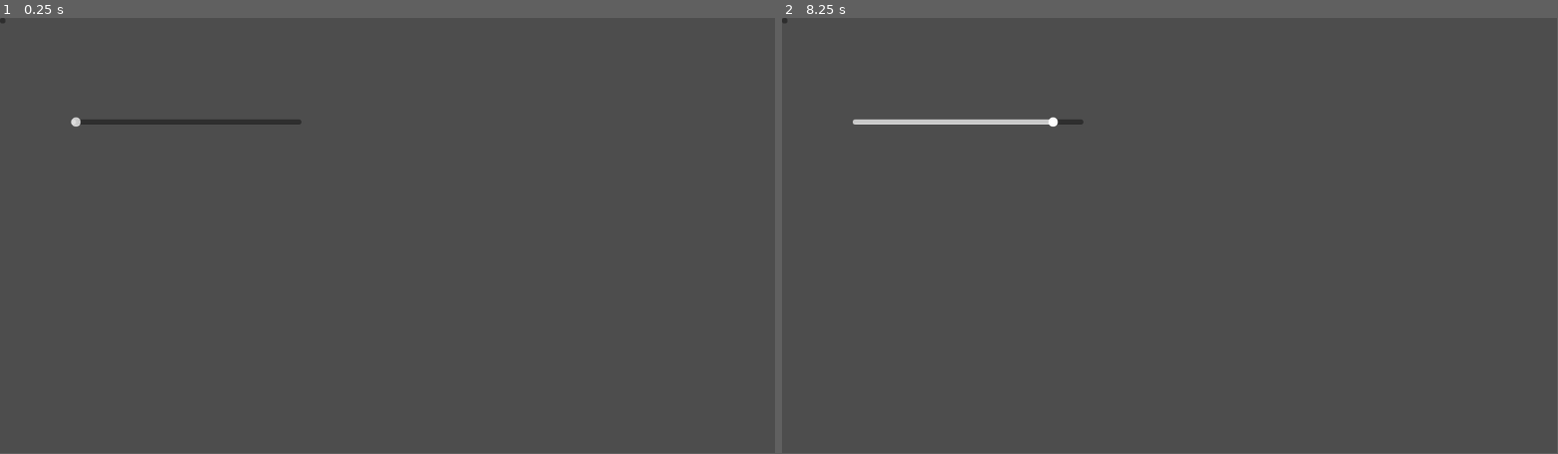
Above: before the commit, frames 1-2 (left to right).
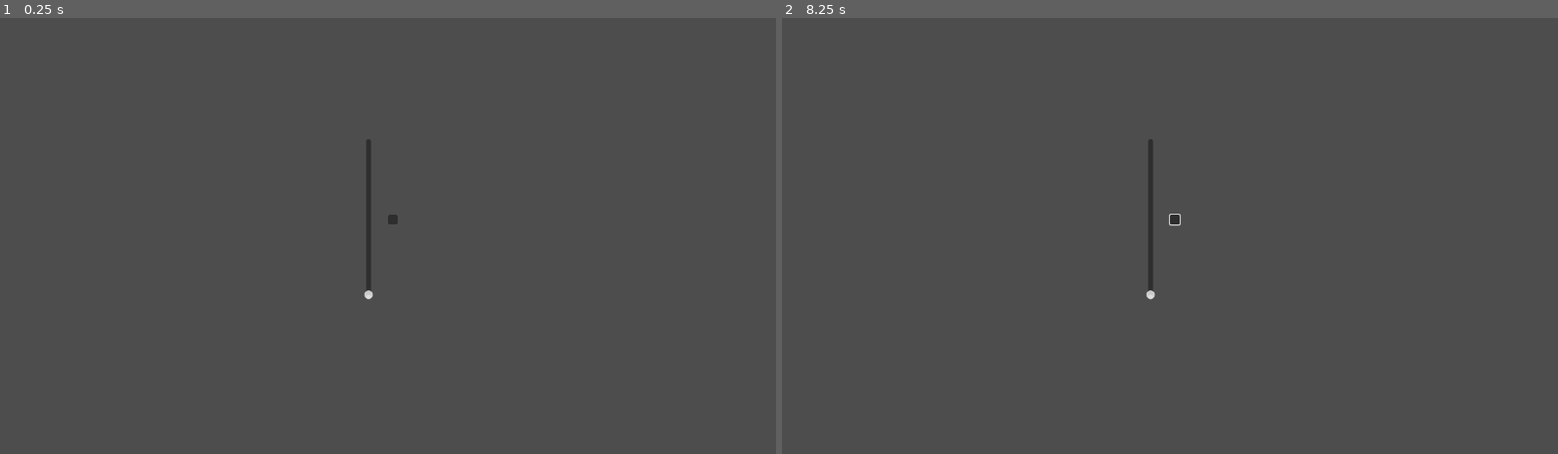
Above: after the commit, the same moments.

Repository: Joneck/godot_cardgame
Game: Godot game, scene res://start_run.tscn
Two runs of this game, one before a commit and one after it. Both use one fixed random seed, a clock stepped at 60 frames per second and the inputs below. This scene is started directly instead of the project's main scene.
Inputs (mouse positions are in pixels of both pictures, inside the frame that each line leads up to; where the layout moved, square brackets give the same spot in the first picture):
- Up to frame 1 (0.25 s): no input
- Up to frame 2 (8.25 s): click (1177, 218) [782, 22] at 0.5 s; click (1177, 218) [782, 22] at 1.25 s; click (1177, 218) [782, 22] at 2 s; tap Enter at 2.75, 4.25, 5.75 s; move the mouse to (1340, 214) at 2.77 s; click (1340, 214) at 2.92 s; tap Space at 3.5, 5, 6.5 s; move the mouse to (1014, 257) at 3.52 s; click (1014, 257) at 3.67 s; move the mouse to (1247, 140) at 4.27 s; click (1247, 140) at 4.42 s; move the mouse to (1131, 323) at 5.02 s; click (1131, 323) at 5.17 s; move the mouse to (1402, 301) at 5.77 s; click (1402, 301) at 5.92 s; move the mouse to (937, 170) at 6.52 s; click (937, 170) at 6.67 s; move the mouse to (1208, 236) at 7.27 s; click (1208, 236) at 7.42 s; move the mouse to (1053, 127) at 8.02 s; click (1053, 127) at 8.17 s
In our replay, the window is 799x449 before the commit and 800x450 after it. These sizes can differ from the game's own. Grey fills any space a smaller window leaves; there, only what the larger window draws over its background counts as a difference.

The runs differ from the first frame. In frame 1, 0.6% of the frame differs, in the area x 0-52%, y 0-65%; in frame 2, 0.6%.

Commit message:
Rework question mark

Diff:
--- a/project.godot
+++ b/project.godot
@@ -14,3 +14,8 @@
 run/main_scene="res://scenes/fight_scene.tscn"
 config/features=PackedStringArray("4.1", "Forward Plus")
 config/icon="res://icon.svg"
+
+[display]
+
+window/size/viewport_width=1280
+window/size/viewport_height=720
--- a/scenes/map.tscn
+++ /dev/null
@@ -1,17 +0,0 @@
-[gd_scene load_steps=2 format=3 uid="uid://bnrbxyrmh37km"]
-
-[ext_resource type="PackedScene" uid="uid://cmenc46fx7ur8" path="res://scenes/map_question_mark.tscn" id="1_jbcn4"]
-
-[node name="Node2D" type="Node2D"]
-
-[node name="mqm" parent="." instance=ExtResource("1_jbcn4")]
-position = Vector2(197, 230)
-
-[node name="mqm2" parent="." instance=ExtResource("1_jbcn4")]
-position = Vector2(436, 477)
-
-[node name="mqm3" parent="." instance=ExtResource("1_jbcn4")]
-position = Vector2(656, 192)
-
-[node name="mqm4" parent="." instance=ExtResource("1_jbcn4")]
-position = Vector2(925, 406)
--- /dev/null
+++ b/scenes/map/map_q_button/map_q_button.tres
@@ -0,0 +1,121 @@
+[gd_resource type="SpriteFrames" load_steps=25 format=3 uid="uid://b1otd4uqmh16i"]
+
+[ext_resource type="Texture2D" uid="uid://d4nv80a1ruhuq" path="res://artwork/map_question_tile/visited/question_tile_visited_1.png" id="2_28ol7"]
+[ext_resource type="Texture2D" uid="uid://ctqqdfkq7qj4c" path="res://artwork/map_question_tile/visited/question_tile_visited_2.png" id="3_3jxwg"]
+[ext_resource type="Texture2D" uid="uid://ily8c7bl48lp" path="res://artwork/map_question_tile/question_tile.png" id="4_ukmsg"]
+[ext_resource type="Texture2D" uid="uid://60qekyv5c6vo" path="res://artwork/map_question_tile/hover/question_mark_hover_1.png" id="5_s27t7"]
+[ext_resource type="Texture2D" uid="uid://b8rgq1s6utmxl" path="res://artwork/map_question_tile/hover/question_mark_hover_2.png" id="6_ubj77"]
+[ext_resource type="Texture2D" uid="uid://2yb31hlwtmag" path="res://artwork/map_question_tile/hover/question_mark_hover_3.png" id="7_ejyud"]
+[ext_resource type="Texture2D" uid="uid://otcr8lddysta" path="res://artwork/map_question_tile/hover/question_mark_hover_4.png" id="8_otv3t"]
+[ext_resource type="Texture2D" uid="uid://ccmptwlwgb8l4" path="res://artwork/map_question_tile/hover/question_mark_hover_5.png" id="9_ykbxl"]
+[ext_resource type="Texture2D" uid="uid://ig78exdp7b8y" path="res://artwork/map_question_tile/hover/question_mark_hover_6.png" id="10_ctyce"]
+[ext_resource type="Texture2D" uid="uid://d13mr27e3ls0a" path="res://artwork/map_question_tile/hover/question_mark_hover_7.png" id="11_sv4fg"]
+[ext_resource type="Texture2D" uid="uid://b41iehfaqtgwq" path="res://artwork/map_question_tile/transition/question_mark_transition_1.png" id="12_8e4uk"]
+[ext_resource type="Texture2D" uid="uid://bbb6hoj0h8qg" path="res://artwork/map_question_tile/transition/question_mark_transition_2.png" id="13_2uchs"]
+[ext_resource type="Texture2D" uid="uid://rqihrxxsm6oy" path="res://artwork/map_question_tile/transition/question_mark_transition_3.png" id="14_inoh8"]
+[ext_resource type="Texture2D" uid="uid://dv5vu6u2lhlao" path="res://artwork/map_question_tile/transition/question_mark_transition_4.png" id="15_5y8fu"]
+[ext_resource type="Texture2D" uid="uid://daer4kmaca06s" path="res://artwork/map_question_tile/transition/question_mark_transition_5.png" id="16_12qe6"]
+[ext_resource type="Texture2D" uid="uid://b5k84eagwm1rh" path="res://artwork/map_question_tile/transition/question_mark_transition_6.png" id="17_ebch2"]
+[ext_resource type="Texture2D" uid="uid://do06a3n221bwk" path="res://artwork/map_question_tile/transition/question_mark_transition_7.png" id="18_7pism"]
+[ext_resource type="Texture2D" uid="uid://bl73m1lmad447" path="res://artwork/map_question_tile/transition/question_mark_transition_8.png" id="19_ddicp"]
+[ext_resource type="Texture2D" uid="uid://drjsxvqbabo8h" path="res://artwork/map_question_tile/transition/question_mark_transition_9.png" id="20_d5sp3"]
+[ext_resource type="Texture2D" uid="uid://blfead6o54pge" path="res://artwork/map_question_tile/transition/question_mark_transition_10.png" id="21_hul31"]
+[ext_resource type="Texture2D" uid="uid://b5sdiijhyoc3x" path="res://artwork/map_question_tile/transition/question_mark_transition_11.png" id="22_mrv7l"]
+[ext_resource type="Texture2D" uid="uid://cgr8slfbkearp" path="res://artwork/map_question_tile/transition/question_mark_transition_12.png" id="23_sfdja"]
+[ext_resource type="Texture2D" uid="uid://b172rde6e5ilo" path="res://artwork/map_question_tile/transition/question_mark_transition_13.png" id="24_y3bm5"]
+[ext_resource type="Texture2D" uid="uid://c5acmdfwr1ct0" path="res://artwork/map_question_tile/transition/question_mark_transition_14.png" id="25_hbljo"]
+
+[resource]
+animations = [{
+"frames": [{
+"duration": 2.0,
+"texture": ExtResource("2_28ol7")
+}, {
+"duration": 1.0,
+"texture": ExtResource("3_3jxwg")
+}],
+"loop": false,
+"name": &"completed_transition",
+"speed": 1.0
+}, {
+"frames": [{
+"duration": 1.0,
+"texture": ExtResource("4_ukmsg")
+}],
+"loop": true,
+"name": &"default",
+"speed": 1.0
+}, {
+"frames": [{
+"duration": 1.0,
+"texture": ExtResource("5_s27t7")
+}, {
+"duration": 1.0,
+"texture": ExtResource("6_ubj77")
+}, {
+"duration": 1.0,
+"texture": ExtResource("7_ejyud")
+}, {
+"duration": 1.0,
+"texture": ExtResource("8_otv3t")
+}, {
+"duration": 1.0,
+"texture": ExtResource("9_ykbxl")
+}, {
+"duration": 1.0,
+"texture": ExtResource("10_ctyce")
+}, {
+"duration": 1.0,
+"texture": ExtResource("11_sv4fg")
+}],
+"loop": true,
+"name": &"hover",
+"speed": 6.0
+}, {
+"frames": [{
+"duration": 1.0,
+"texture": ExtResource("12_8e4uk")
+}, {
+"duration": 1.0,
+"texture": ExtResource("13_2uchs")
+}, {
+"duration": 1.0,
+"texture": ExtResource("14_inoh8")
+}, {
+"duration": 1.0,
+"texture": ExtResource("15_5y8fu")
+}, {
+"duration": 1.0,
+"texture": ExtResource("16_12qe6")
+}, {
+"duration": 1.0,
+"texture": ExtResource("17_ebch2")
+}, {
+"duration": 1.0,
+"texture": ExtResource("18_7pism")
+}, {
+"duration": 1.0,
+"texture": ExtResource("19_ddicp")
+}, {
+"duration": 1.0,
+"texture": ExtResource("20_d5sp3")
+}, {
+"duration": 1.0,
+"texture": ExtResource("21_hul31")
+}, {
+"duration": 1.0,
+"texture": ExtResource("22_mrv7l")
+}, {
+"duration": 1.0,
+"texture": ExtResource("23_sfdja")
+}, {
+"duration": 1.0,
+"texture": ExtResource("24_y3bm5")
+}, {
+"duration": 1.0,
+"texture": ExtResource("25_hbljo")
+}],
+"loop": false,
+"name": &"hover_transition",
+"speed": 13.0
+}]
--- /dev/null
+++ b/scenes/map/map_q_button/map_q_button.tscn
@@ -0,0 +1,30 @@
+[gd_scene load_steps=3 format=3 uid="uid://b72dpu6axbml"]
+
+[ext_resource type="SpriteFrames" uid="uid://b1otd4uqmh16i" path="res://scenes/map/map_q_button/map_q_button.tres" id="1_5dsx8"]
+[ext_resource type="Script" path="res://scripts/map_question_mark.gd" id="2_4ev37"]
+
+[node name="AnimatedSprite2D" type="AnimatedSprite2D"]
+position = Vector2(436, 314)
+sprite_frames = ExtResource("1_5dsx8")
+animation = &"completed_transition"
+frame = 1
+frame_progress = 1.0
+script = ExtResource("2_4ev37")
+
+[node name="Button" type="Button" parent="."]
+show_behind_parent = true
+anchors_preset = 15
+anchor_right = 1.0
+anchor_bottom = 1.0
+offset_left = -50.0
+offset_top = -50.0
+offset_right = -50.0
+offset_bottom = -50.0
+grow_horizontal = 2
+grow_vertical = 2
+
+[connection signal="animation_finished" from="." to="." method="_on_animation_finished"]
+[connection signal="draw" from="." to="." method="_on_draw"]
+[connection signal="button_up" from="Button" to="." method="_on_button_up"]
+[connection signal="mouse_entered" from="Button" to="." method="_on_mouse_entered"]
+[connection signal="mouse_exited" from="Button" to="." method="_on_mouse_exited"]
--- a/scenes/map_question_mark.tscn
+++ /dev/null
@@ -1,156 +0,0 @@
-[gd_scene load_steps=28 format=3 uid="uid://cmenc46fx7ur8"]
-
-[ext_resource type="Texture2D" uid="uid://bsvaicvvaqy3k" path="res://artwork/map_tile.png" id="1_0jg3b"]
-[ext_resource type="Texture2D" uid="uid://60qekyv5c6vo" path="res://artwork/map_question_tile/hover/question_mark_hover_1.png" id="2_3upxv"]
-[ext_resource type="Texture2D" uid="uid://b8rgq1s6utmxl" path="res://artwork/map_question_tile/hover/question_mark_hover_2.png" id="3_7iyrw"]
-[ext_resource type="Texture2D" uid="uid://2yb31hlwtmag" path="res://artwork/map_question_tile/hover/question_mark_hover_3.png" id="4_8cong"]
-[ext_resource type="Texture2D" uid="uid://otcr8lddysta" path="res://artwork/map_question_tile/hover/question_mark_hover_4.png" id="5_7gy08"]
-[ext_resource type="Texture2D" uid="uid://ccmptwlwgb8l4" path="res://artwork/map_question_tile/hover/question_mark_hover_5.png" id="6_andbk"]
-[ext_resource type="Texture2D" uid="uid://ig78exdp7b8y" path="res://artwork/map_question_tile/hover/question_mark_hover_6.png" id="7_uhedf"]
-[ext_resource type="Texture2D" uid="uid://d13mr27e3ls0a" path="res://artwork/map_question_tile/hover/question_mark_hover_7.png" id="8_gju7d"]
-[ext_resource type="Texture2D" uid="uid://b41iehfaqtgwq" path="res://artwork/map_question_tile/transition/question_mark_transition_1.png" id="9_w4lvu"]
-[ext_resource type="Texture2D" uid="uid://bbb6hoj0h8qg" path="res://artwork/map_question_tile/transition/question_mark_transition_2.png" id="10_lm6hc"]
-[ext_resource type="Texture2D" uid="uid://rqihrxxsm6oy" path="res://artwork/map_question_tile/transition/question_mark_transition_3.png" id="11_7h4j1"]
-[ext_resource type="Texture2D" uid="uid://dv5vu6u2lhlao" path="res://artwork/map_question_tile/transition/question_mark_transition_4.png" id="12_qibnh"]
-[ext_resource type="Texture2D" uid="uid://daer4kmaca06s" path="res://artwork/map_question_tile/transition/question_mark_transition_5.png" id="13_ce2ol"]
-[ext_resource type="Texture2D" uid="uid://b5k84eagwm1rh" path="res://artwork/map_question_tile/transition/question_mark_transition_6.png" id="14_m7clm"]
-[ext_resource type="Texture2D" uid="uid://do06a3n221bwk" path="res://artwork/map_question_tile/transition/question_mark_transition_7.png" id="15_m5oot"]
-[ext_resource type="Texture2D" uid="uid://bl73m1lmad447" path="res://artwork/map_question_tile/transition/question_mark_transition_8.png" id="16_8wbj2"]
-[ext_resource type="Texture2D" uid="uid://drjsxvqbabo8h" path="res://artwork/map_question_tile/transition/question_mark_transition_9.png" id="17_31urq"]
-[ext_resource type="Texture2D" uid="uid://blfead6o54pge" path="res://artwork/map_question_tile/transition/question_mark_transition_10.png" id="18_nypk0"]
-[ext_resource type="Texture2D" uid="uid://b5sdiijhyoc3x" path="res://artwork/map_question_tile/transition/question_mark_transition_11.png" id="19_8368m"]
-[ext_resource type="Texture2D" uid="uid://cgr8slfbkearp" path="res://artwork/map_question_tile/transition/question_mark_transition_12.png" id="20_ogclp"]
-[ext_resource type="Texture2D" uid="uid://b172rde6e5ilo" path="res://artwork/map_question_tile/transition/question_mark_transition_13.png" id="21_avyo0"]
-[ext_resource type="Texture2D" uid="uid://c5acmdfwr1ct0" path="res://artwork/map_question_tile/transition/question_mark_transition_14.png" id="22_semv5"]
-[ext_resource type="Texture2D" uid="uid://ctqqdfkq7qj4c" path="res://artwork/map_question_tile/visited/question_tile_visited_2.png" id="23_ddaum"]
-[ext_resource type="Texture2D" uid="uid://ily8c7bl48lp" path="res://artwork/map_question_tile/question_tile.png" id="24_4wmt2"]
-[ext_resource type="Texture2D" uid="uid://d4nv80a1ruhuq" path="res://artwork/map_question_tile/visited/question_tile_visited_1.png" id="25_d76vr"]
-[ext_resource type="Script" path="res://scripts/map_question_mark.gd" id="26_dp00f"]
-
-[sub_resource type="SpriteFrames" id="SpriteFrames_hmlj1"]
-animations = [{
-"frames": [{
-"duration": 1.0,
-"texture": ExtResource("1_0jg3b")
-}],
-"loop": true,
-"name": &"default",
-"speed": 10.0
-}, {
-"frames": [{
-"duration": 1.0,
-"texture": ExtResource("3_7iyrw")
-}, {
-"duration": 1.0,
-"texture": ExtResource("4_8cong")
-}, {
-"duration": 1.0,
-"texture": ExtResource("5_7gy08")
-}, {
-"duration": 1.0,
-"texture": ExtResource("6_andbk")
-}, {
-"duration": 1.0,
-"texture": ExtResource("7_uhedf")
-}, {
-"duration": 1.0,
-"texture": ExtResource("8_gju7d")
-}, {
-"duration": 1.0,
-"texture": ExtResource("2_3upxv")
-}],
-"loop": true,
-"name": &"hover",
-"speed": 6.0
-}, {
-"frames": [{
-"duration": 1.0,
-"texture": ExtResource("9_w4lvu")
-}, {
-"duration": 1.0,
-"texture": ExtResource("10_lm6hc")
-}, {
-"duration": 1.0,
-"texture": ExtResource("11_7h4j1")
-}, {
-"duration": 1.0,
-"texture": ExtResource("12_qibnh")
-}, {
-"duration": 1.0,
-"texture": ExtResource("13_ce2ol")
-}, {
-"duration": 1.0,
-"texture": ExtResource("14_m7clm")
-}, {
-"duration": 1.0,
-"texture": ExtResource("15_m5oot")
-}, {
-"duration": 1.0,
-"texture": ExtResource("16_8wbj2")
-}, {
-"duration": 1.0,
-"texture": ExtResource("17_31urq")
-}, {
-"duration": 1.0,
-"texture": ExtResource("18_nypk0")
-}, {
-"duration": 1.0,
-"texture": ExtResource("19_8368m")
-}, {
-"duration": 1.0,
-"texture": ExtResource("20_ogclp")
-}, {
-"duration": 1.0,
-"texture": ExtResource("21_avyo0")
-}, {
-"duration": 1.0,
-"texture": ExtResource("22_semv5")
-}],
-"loop": false,
-"name": &"hover_transition",
-"speed": 20.0
-}, {
-"frames": [{
-"duration": 1.0,
-"texture": ExtResource("23_ddaum")
-}],
-"loop": true,
-"name": &"visited",
-"speed": 5.0
-}, {
-"frames": [{
-"duration": 1.0,
-"texture": ExtResource("24_4wmt2")
-}, {
-"duration": 1.0,
-"texture": ExtResource("25_d76vr")
-}, {
-"duration": 1.0,
-"texture": ExtResource("23_ddaum")
-}],
-"loop": false,
-"name": &"visited_transition",
-"speed": 5.0
-}]
-
-[node name="AnimatedSprite2D" type="AnimatedSprite2D"]
-sprite_frames = SubResource("SpriteFrames_hmlj1")
-script = ExtResource("26_dp00f")
-
-[node name="Button" type="Button" parent="."]
-show_behind_parent = true
-anchors_preset = 15
-anchor_right = 1.0
-anchor_bottom = 1.0
-offset_left = -50.0
-offset_top = -50.0
-offset_right = -50.0
-offset_bottom = -50.0
-grow_horizontal = 2
-grow_vertical = 2
-
-[connection signal="animation_finished" from="." to="." method="_on_animation_finished"]
-[connection signal="draw" from="." to="." method="_on_draw"]
-[connection signal="button_up" from="Button" to="." method="_on_button_up"]
-[connection signal="mouse_entered" from="Button" to="." method="_on_mouse_entered"]
-[connection signal="mouse_exited" from="Button" to="." method="_on_mouse_exited"]
--- a/scripts/map_question_mark.gd
+++ b/scripts/map_question_mark.gd
@@ -3,6 +3,9 @@
 var currentAnim = 'default'
 var entered = false
 var completed = false
+
+func _ready():
+	play('default')
 
 func _on_mouse_entered():
 	if not completed:
@@ -35,6 +38,7 @@
 func _on_draw():
 	if entered:
 		completed = true
-		currentAnim = 'visited_transition'
-		play('visited_transition')
-		entered = false
+		stop()
+		currentAnim = 'completed_transition'
+		play('completed_transition')
+	entered = false
--- /dev/null
+++ b/scripts/run_starter.gd
@@ -0,0 +1,15 @@
+extends Node
+
+var value = 1
+
+func _on_slider_value_changed(slider_value):
+	value = slider_value
+	pass # Replace with function body.
+
+
+func _on_button_up():
+	print(value)
+	pass # Replace with function body.
+
+func generate_map(floor_number):
+	pass
--- /dev/null
+++ b/scroll_container_trying.tscn
@@ -0,0 +1,26 @@
+[gd_scene load_steps=2 format=3 uid="uid://kpn8a5kihpjc"]
+
+[ext_resource type="PackedScene" uid="uid://cfg74cn2d7bg0" path="res://scenes/map/control_question_mark_map.tscn" id="1_i3ucu"]
+
+[node name="ScrollContainer" type="ScrollContainer"]
+anchors_preset = 15
+anchor_right = 1.0
+anchor_bottom = 1.0
+grow_horizontal = 2
+grow_vertical = 2
+
+[node name="VBoxContainer" type="VBoxContainer" parent="."]
+layout_mode = 2
+size_flags_horizontal = 3
+size_flags_vertical = 3
+alignment = 1
+
+[node name="Control" parent="VBoxContainer" instance=ExtResource("1_i3ucu")]
+custom_minimum_size = Vector2(100, 100)
+layout_mode = 2
+size_flags_stretch_ratio = 0.02
+
+[node name="Control2" parent="VBoxContainer" instance=ExtResource("1_i3ucu")]
+custom_minimum_size = Vector2(100, 100)
+layout_mode = 2
+size_flags_stretch_ratio = 0.02
--- a/start_run.tscn
+++ b/start_run.tscn
@@ -1,14 +1,32 @@
-[gd_scene format=3 uid="uid://d3g3xhj3i8cf3"]
+[gd_scene load_steps=2 format=3 uid="uid://d3g3xhj3i8cf3"]
+
+[ext_resource type="Script" path="res://scripts/run_starter.gd" id="1_lqlgx"]
 
 [node name="Node2D" type="Node2D"]
+script = ExtResource("1_lqlgx")
 
-[node name="Button" type="Button" parent="."]
-offset_right = 8.0
+[node name="VSlider" type="VSlider" parent="."]
+offset_left = 600.0
+offset_top = 200.0
+offset_right = 616.0
+offset_bottom = 465.0
+min_value = 1.0
+max_value = 5.0
+value = 1.0
+
+[node name="Button" type="Button" parent="VSlider"]
+layout_mode = 1
+anchors_preset = 6
+anchor_left = 1.0
+anchor_top = 0.5
+anchor_right = 1.0
+anchor_bottom = 0.5
+offset_left = 24.0
+offset_top = -8.0
+offset_right = 40.0
 offset_bottom = 8.0
+grow_horizontal = 0
+grow_vertical = 2
 
-[node name="HSlider" type="HSlider" parent="."]
-offset_left = 105.0
-offset_top = 139.0
-offset_right = 448.0
-offset_bottom = 172.0
-max_value = 1000.0
+[connection signal="value_changed" from="VSlider" to="." method="_on_slider_value_changed"]
+[connection signal="button_up" from="VSlider/Button" to="." method="_on_button_up"]
--- /dev/null
+++ b/trying_lattice.tscn
@@ -0,0 +1,97 @@
+[gd_scene load_steps=2 format=3 uid="uid://djxmogxgnjscm"]
+
+[ext_resource type="PackedScene" uid="uid://cmenc46fx7ur8" path="res://scenes/map/map_question_mark.tscn" id="1_2ctde"]
+
+[node name="ScrollContainer" type="ScrollContainer"]
+anchors_preset = 13
+anchor_left = 0.5
+anchor_right = 0.5
+anchor_bottom = 1.0
+offset_top = 6.0
+offset_right = 100.0
+offset_bottom = 6.0
+grow_horizontal = 2
+grow_vertical = 2
+horizontal_scroll_mode = 0
+
+[node name="VBoxContainer" type="VBoxContainer" parent="."]
+layout_mode = 2
+size_flags_horizontal = 3
+size_flags_vertical = 3
+
+[node name="Control" type="Control" parent="VBoxContainer"]
+layout_mode = 2
+size_flags_vertical = 3
+
+[node name="AnimatedSprite2D" parent="VBoxContainer/Control" instance=ExtResource("1_2ctde")]
+position = Vector2(50, 50)
+
+[node name="Control2" type="Control" parent="VBoxContainer"]
+layout_mode = 2
+size_flags_vertical = 3
+
+[node name="AnimatedSprite2D" parent="VBoxContainer/Control2" instance=ExtResource("1_2ctde")]
+position = Vector2(50, 50)
+
+[node name="Control3" type="Control" parent="VBoxContainer"]
+layout_mode = 2
+size_flags_vertical = 3
+
+[node name="AnimatedSprite2D" parent="VBoxContainer/Control3" instance=ExtResource("1_2ctde")]
+position = Vector2(50, 50)
+
+[node name="Control4" type="Control" parent="VBoxContainer"]
+layout_mode = 2
+size_flags_vertical = 3
+
+[node name="AnimatedSprite2D" parent="VBoxContainer/Control4" instance=ExtResource("1_2ctde")]
+position = Vector2(50, 50)
+
+[node name="Control5" type="Control" parent="VBoxContainer"]
+layout_mode = 2
+size_flags_vertical = 3
+
+[node name="AnimatedSprite2D" parent="VBoxContainer/Control5" instance=ExtResource("1_2ctde")]
+position = Vector2(50, 50)
+
+[node name="Control6" type="Control" parent="VBoxContainer"]
+layout_mode = 2
+size_flags_vertical = 3
+
+[node name="AnimatedSprite2D" parent="VBoxContainer/Control6" instance=ExtResource("1_2ctde")]
+position = Vector2(50, 50)
+
+[node name="Control7" type="Control" parent="VBoxContainer"]
+layout_mode = 2
+size_flags_vertical = 3
+
+[node name="AnimatedSprite2D" parent="VBoxContainer/Control7" instance=ExtResource("1_2ctde")]
+position = Vector2(50, 50)
+
+[node name="Control8" type="Control" parent="VBoxContainer"]
+layout_mode = 2
+size_flags_vertical = 3
+
+[node name="AnimatedSprite2D" parent="VBoxContainer/Control8" instance=ExtResource("1_2ctde")]
+position = Vector2(50, 50)
+
+[node name="Control9" type="Control" parent="VBoxContainer"]
+layout_mode = 2
+size_flags_vertical = 3
+
+[node name="AnimatedSprite2D" parent="VBoxContainer/Control9" instance=ExtResource("1_2ctde")]
+position = Vector2(50, 50)
+
+[node name="Control10" type="Control" parent="VBoxContainer"]
+layout_mode = 2
+size_flags_vertical = 3
+
+[node name="AnimatedSprite2D" parent="VBoxContainer/Control10" instance=ExtResource("1_2ctde")]
+position = Vector2(50, 50)
+
+[node name="Control11" type="Control" parent="VBoxContainer"]
+layout_mode = 2
+size_flags_vertical = 3
+
+[node name="AnimatedSprite2D" parent="VBoxContainer/Control11" instance=ExtResource("1_2ctde")]
+position = Vector2(50, 50)
Binary file added: artwork/map_question_tile/visited/question_tile_visited_0.png
Not shown, added: artwork/map_question_tile/visited/question_tile_visited_0.png.import
